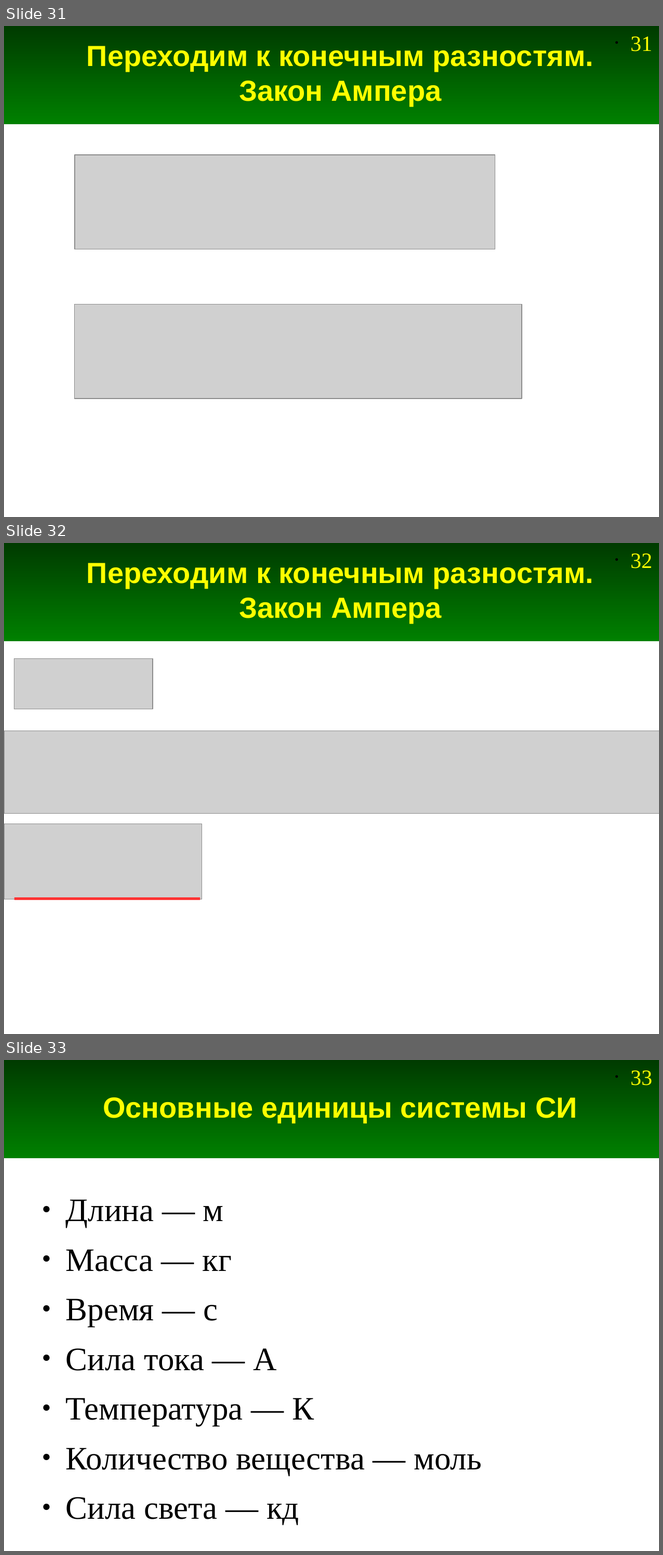
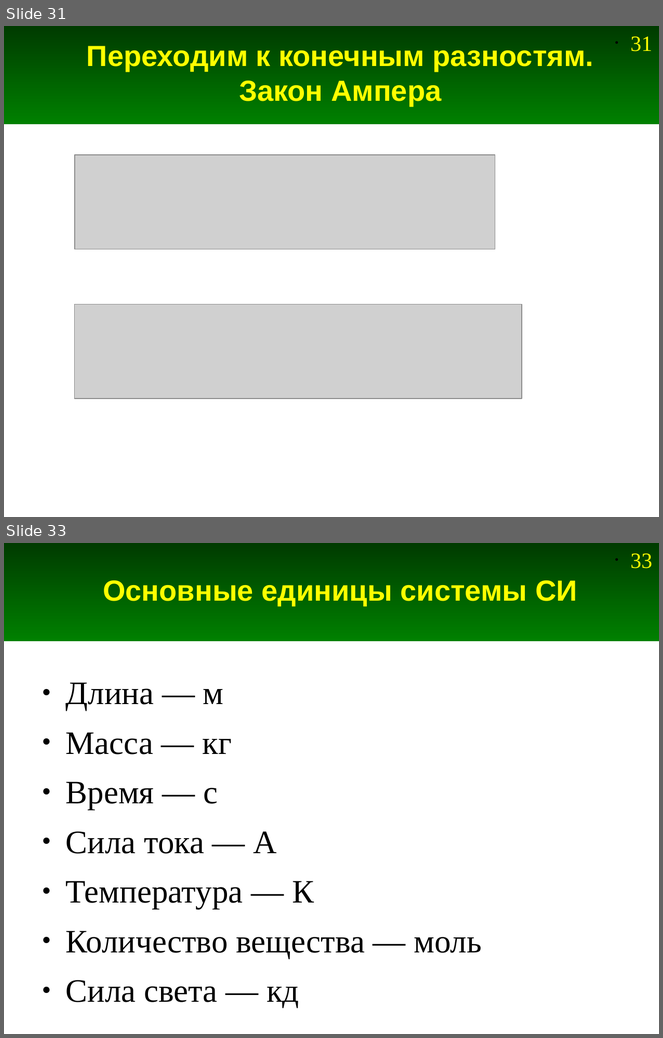
Before and after one commit to Jenyay/modelling, a slide deck: fdtd/presentations/04. FDTD-1D.odp. Shown one above the other, each under a label of ours: slides 31, 32 and 33 before the commit, slides 31 and 33 after it; the slides between them are not shown. The pictures are 663x1555 and 663x1038 pixels, drawn with LibreOffice and Linux fonts; fonts in the diff are those of the drawing; grey boxes stand for pictures. Boxes give left, top, right and bottom in pixels: in the first picture for what was removed or moved away, otherwise in the second. Text is boxed around its words. In the diff, an @@ line names an element or a change of style, - is before the commit and + after.

```diff
--- a/fdtd/presentations/04. FDTD-1D.odp
+++ b/fdtd/presentations/04. FDTD-1D.odp
@@ slide 32 removed at (4, 543, 659, 1034), background #FFFFFF; not listed: 2 template elements that a slide beside it also shows @@
@@ title removed at (87, 563, 594, 624) @@
-Переходим к конечным разностям.
-Закон Ампера
@@ picture removed at (14, 659, 153, 709) @@
@@ picture removed at (4, 731, 659, 813) @@
@@ picture removed at (4, 824, 202, 899) @@
@@ line removed from (14, 899) to (200, 899) @@
```
Also in this commit, not shown: 9 slides changed, 6 slides added, 5 other slides removed, 3 other files.
